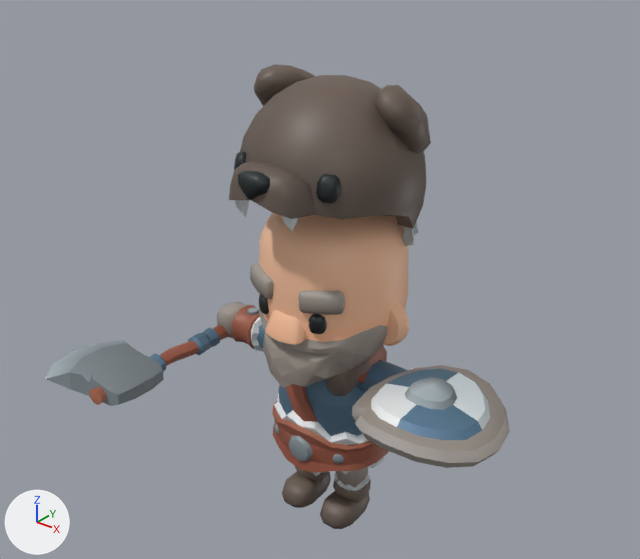
The glTF model csharp/Unciv.Godot/Packs/units/models/unit/Marauder.glb, before and after one commit.
Rendered twice from a 50 mm lens placed at (0.959, -1.241, 1.295), pointed at (0.02, -0.067, 0.567). Arrows for +X, +Y and +Z are at lower left; the lights stay in place. The older version comes first. Where no turn or scale is listed for an object, it has been applied to the vertices. Vertices at exactly the same position are counted once.

In view in the first picture: '1H_Axe', 'Barbarian_ArmLeft', 'Barbarian_ArmRight', 'Barbarian_Body', 'Barbarian_Hat', 'Barbarian_Head', 'Barbarian_LegLeft', 'Barbarian_LegRight', 'Barbarian_Round_Shield'.
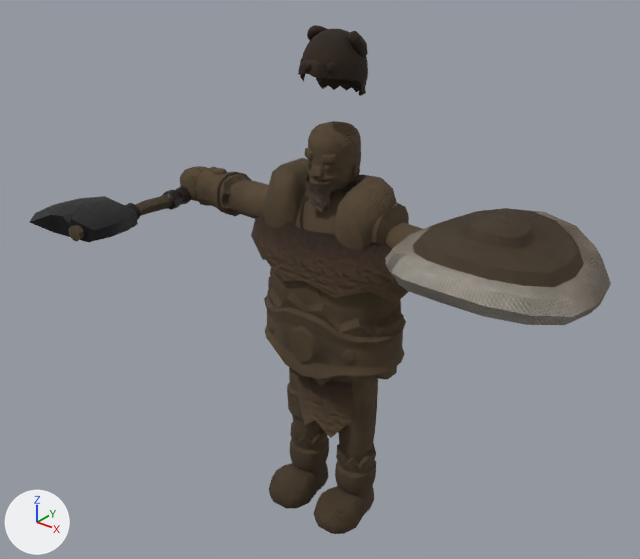
Diff of the bpy script that builds the scene:
```diff
--- a/csharp/Unciv.Godot/Packs/units/models/unit/Marauder.glb.py
+++ b/csharp/Unciv.Godot/Packs/units/models/unit/Marauder.glb.py
@@ mat_teamcolor @@
 mat_teamcolor = bpy.data.materials.new('TeamColor')
-# nodes: BsdfPrincipled, OutputMaterial, TexImage
-# uses the picture img_barbarian_texture
+# nodes: BsdfPrincipled, Mix, NormalMap, OutputMaterial, TexImage x2, VertexColor
+# uses the picture img_image_8
+# uses the picture img_image_9
@@ mat_fur @@
+mat_fur = bpy.data.materials.new('Fur')
+# uses the picture img_image_6
+# uses the picture img_image_7
@@ mat_iron @@
+mat_iron = bpy.data.materials.new('Iron')
+# uses the picture img_image_2
+# uses the picture img_image_3
@@ mat_cloth @@
+mat_cloth = bpy.data.materials.new('Cloth')
+# uses the picture img_image_12
+# uses the picture img_image_13
@@ mat_hair @@
+mat_hair = bpy.data.materials.new('Hair')
+# uses the picture img_image_0
+# uses the picture img_image_1
@@ mat_leather @@
+mat_leather = bpy.data.materials.new('Leather')
+# uses the picture img_image_4
+# uses the picture img_image_5
@@ mat_wool @@
+mat_wool = bpy.data.materials.new('Wool')
+# uses the picture img_image_10
+# uses the picture img_image_11
@@ me_cylinder_404 @@
 me_cylinder_404.from_pydata(...)  # 151 vertices, 284 faces; spans x -0.441..0.441, y -0.187..0.145, z -0.441..0.441
 # used by ob_barbarian_round_shield; location = (0.283, -0.082, 0.386); rotation_euler = (-1.571, 0.0, -3.142), in degrees (-90, 0, -180); scale = (0.32, 0.32, 0.32)
+# me_cylinder_404 part 1: 284 kept faces spanning x -0.441..0.441, y -0.187..0.145, z -0.441..0.441 get new texture (UV) coordinates
+# me_cylinder_404 part 2: 146 faces spanning x -0.332..0.332, y -0.187..0.145, z -0.332..0.332 switch from mat_teamcolor (picture img_barbarian_texture) to mat_cloth
@@ me_cube_12900 @@
 me_cube_12900.from_pydata(...)  # 141 vertices, 274 faces; spans x -0.589..0.125, y -0.092..0.092, z -0.273..0.971
 # used by ob_1h_axe; location = (-0.283, -0.087, 0.336); rotation_euler = (1.571, 0.0, 0.0), in degrees (90, 0, 0); scale = (0.32, 0.32, 0.32)
+# me_cube_12900 part 3: 80 faces spanning x -0.086..0.061, y -0.054..0.054, z -0.273..0.917 switch from mat_teamcolor (picture img_barbarian_texture) to mat_cloth
+# me_cube_12900 part 4: 194 faces spanning x -0.589..0.125, y -0.092..0.092, z -0.085..0.971 switch from mat_teamcolor (picture img_barbarian_texture) to mat_iron
@@ me_cube_166 @@
 me_cube_166.from_pydata(...)  # 373 vertices, 654 faces; spans x -0.555..0.555, y -0.739..0.525, z 0.164..1.182
 # used by ob_barbarian_hat; location = (0.0, 0.0, 0.56); scale = (0.32, 0.32, 0.32)
+# me_cube_166 part 5: 654 faces spanning x -0.555..0.555, y -0.739..0.525, z 0.164..1.182 switch from mat_teamcolor (picture img_barbarian_texture) to mat_fur
@@ ob_barbarian_armleft @@
-ob_barbarian_armleft = bpy.data.objects.new('Barbarian_ArmLeft', me_cube_160)
@@ ob_barbarian_armright @@
-ob_barbarian_armright = bpy.data.objects.new('Barbarian_ArmRight', me_cube_161)
@@ ob_barbarian_body @@
-ob_barbarian_body = bpy.data.objects.new('Barbarian_Body', me_prototypepete_body_022)
@@ ob_barbarian_head @@
-ob_barbarian_head = bpy.data.objects.new('Barbarian_Head', me_cube_167)
@@ ob_barbarian_legleft @@
-ob_barbarian_legleft = bpy.data.objects.new('Barbarian_LegLeft', me_cube_165)
@@ ob_barbarian_legright @@
-ob_barbarian_legright = bpy.data.objects.new('Barbarian_LegRight', me_cube_163)
@@ ob_barbarian_round_shield @@
 ob_barbarian_round_shield = bpy.data.objects.new('Barbarian_Round_Shield', me_cylinder_404)
-ob_barbarian_round_shield.location = (0.283, -0.082, 0.386)
+ob_barbarian_round_shield.location = (0.371, -0.055, 0.7)
 ob_barbarian_round_shield.rotation_euler = (-1.571, 0.0, -3.142)  # degrees (-90, 0, -180)
-ob_barbarian_round_shield.scale = (0.32, 0.32, 0.32)
+ob_barbarian_round_shield.scale = (0.403, 0.403, 0.403)
@@ ob_1h_axe @@
 ob_1h_axe = bpy.data.objects.new('1H_Axe', me_cube_12900)
-ob_1h_axe.location = (-0.283, -0.087, 0.336)
+ob_1h_axe.location = (-0.371, -0.058, 0.637)
 ob_1h_axe.rotation_euler = (1.571, 0.0, 0.0)  # degrees (90, 0, 0)
-ob_1h_axe.scale = (0.32, 0.32, 0.32)
+ob_1h_axe.scale = (0.285, 0.285, 0.285)
@@ ob_barbarian_hat @@
 ob_barbarian_hat = bpy.data.objects.new('Barbarian_Hat', me_cube_166)
-ob_barbarian_hat.location = (0.0, 0.0, 0.56)
-ob_barbarian_hat.scale = (0.32, 0.32, 0.32)
+ob_barbarian_hat.location = (0.0, 0.0, 0.878)
+ob_barbarian_hat.scale = (0.103, 0.114, 0.118)
@@ ob_warrior @@
+ob_warrior = bpy.data.objects.new('Warrior', me_mesh_skinned)  # 2445 vertices, 4485 faces; spans x -0.401..0.401, y -0.11..0.105, z 0.011..0.861
+ob_warrior.location = (0.0, 0.0, -0.011)
```

Boxes (x1, y1, x2, y2) around the edits, measured in the pictures (640 x 559 px):
'Warrior', added (brown): after (180, 121, 423, 534)
'Barbarian_Round_Shield', surface changed, moved, rescaled (42% wider, 13% taller): before (352, 365, 510, 468); after (386, 208, 611, 325)
'Barbarian_Hat', surface changed, moved, rescaled (65% narrower, 61% shorter): before (229, 64, 431, 246); after (298, 25, 368, 96)
'Barbarian_Head', deleted: before (250, 213, 409, 388)
'1H_Axe', surface changed, moved, rescaled (12% narrower, 30% shorter): before (45, 325, 229, 406); after (30, 186, 191, 242)
'Barbarian_Body', deleted: before (272, 360, 389, 476)
'Barbarian_LegLeft', deleted: before (320, 467, 371, 529)
'Barbarian_ArmRight', deleted: before (217, 302, 265, 351)
'Barbarian_LegRight', deleted: before (282, 466, 331, 508)
'Barbarian_ArmLeft', deleted (blue): before (357, 346, 412, 392)
part 1 of me_cylinder_404, surface changed: before (352, 365, 510, 468); after (386, 208, 611, 325)
part 2 of me_cylinder_404, recoloured: before (371, 368, 490, 440); after (413, 208, 584, 287)
part 3 of me_cube_12900, recoloured: before (89, 325, 229, 405); after (68, 195, 171, 242)
part 4 of me_cube_12900, recoloured: before (45, 328, 220, 406); after (30, 186, 191, 242)
